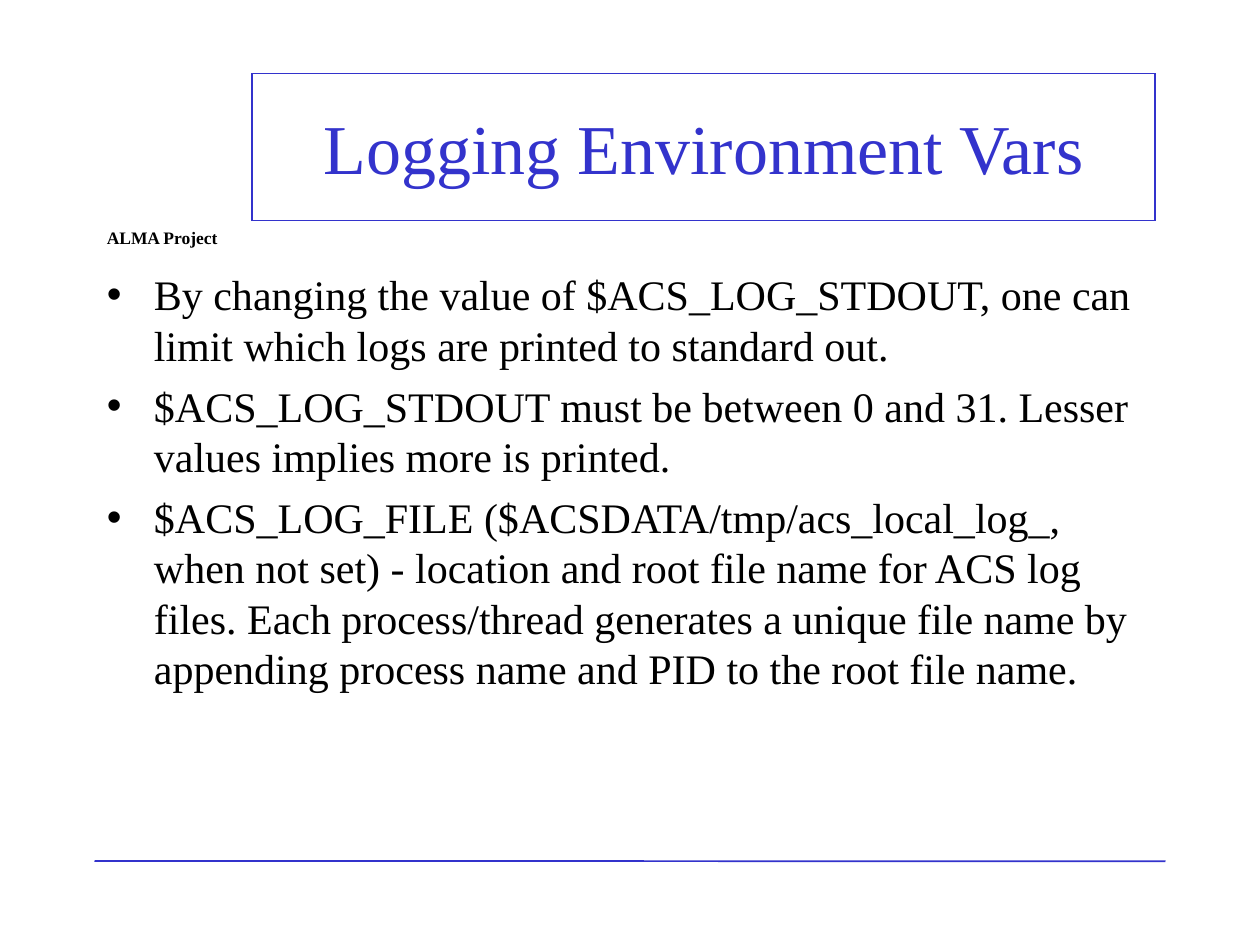
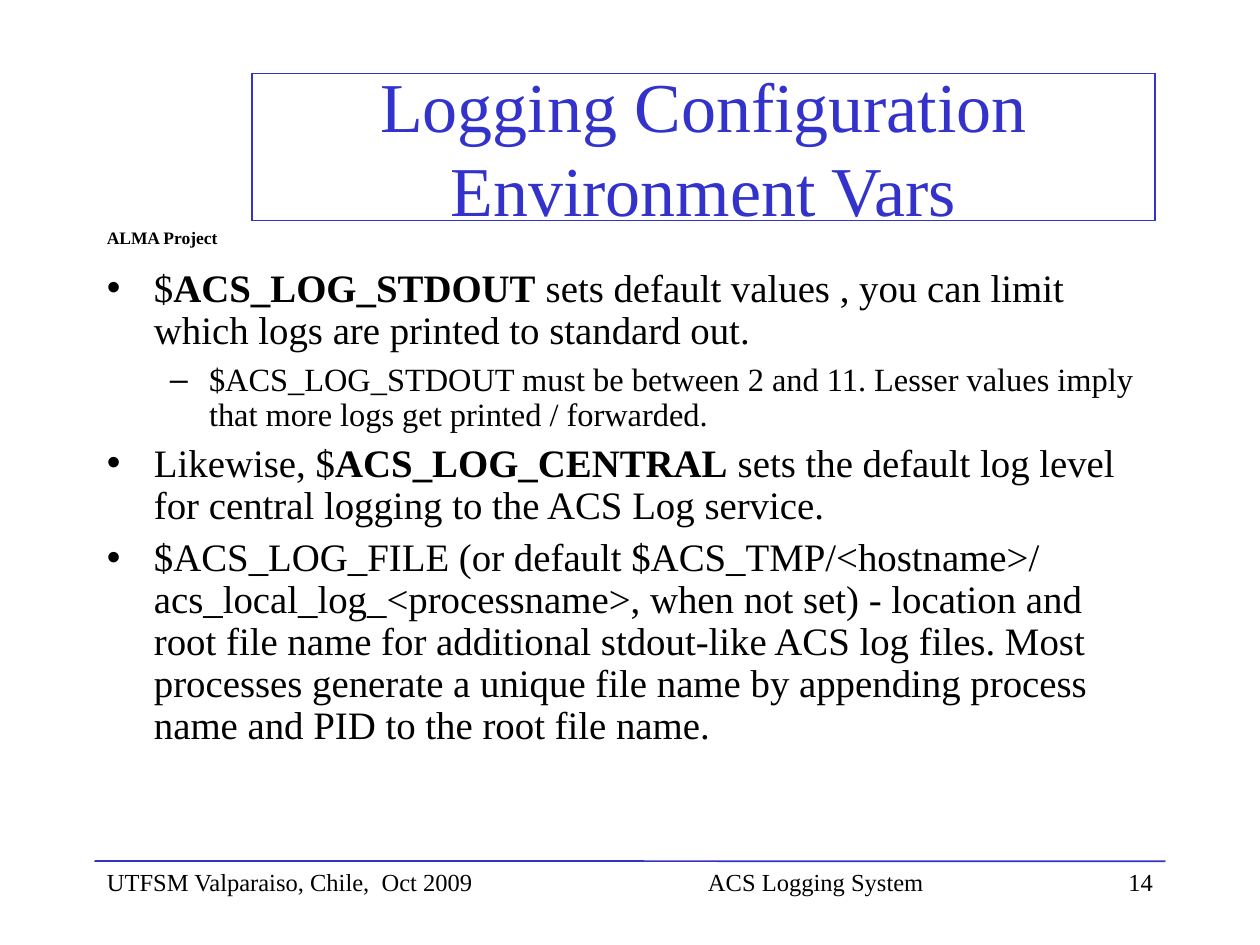
Before and after one commit to ACS-Community/ACS, a slide deck: slide 14 of Documents/ACS-Course/ACSCourse-ACSLoggingSystem.ppt (slide 11 before the commit). Drawn at 1260x945 pixels with LibreOffice and Linux fonts; fonts in the diff are those of the drawing; background and template pictures are left out. Boxes give left, top, right and bottom in pixels: in the first picture for what was removed or moved away, otherwise in the second. Text is boxed around its words. In the diff, an @@ line names an element or a change of style, - is before the commit and + after.

```diff
--- a/Documents/ACS-Course/ACSCourse-ACSLoggingSystem.ppt
+++ b/Documents/ACS-Course/ACSCourse-ACSLoggingSystem.ppt
@@ title at (380,82,1026,221): text changed @@
-Logging Environment Vars
+Logging Configuration Environment Vars
@@ text at (154,274,1133,740): text changed; size 24 to 22.2 pt @@
-• By changing the value of $ACS_LOG_STDOUT, one can limit which logs are printed to standard out.
-• $ACS_LOG_STDOUT must be between 0 and 31. Lesser values implies more is printed.
-• $ACS_LOG_FILE ($ACSDATA/tmp/acs_local_log_, when not set) - location and root file name for ACS log files. Each process/thread generates a unique file name by appending process name and PID to the root file name.
+• $ACS_LOG_STDOUT sets default values , you can limit which logs are printed to standard out.
+  – $ACS_LOG_STDOUT must be between 2 and 11. Lesser values imply that more logs get printed / forwarded.
+• Likewise, $ACS_LOG_CENTRAL sets the default log level for central logging to the ACS Log service.
+• $ACS_LOG_FILE (or default $ACS_TMP/<hostname>/
+  acs_local_log_<processname>, when not set) - location and root file name for additional stdout-like ACS log files. Most processes generate a unique file name by appending process name and PID to the root file name.
@@ text added at (107,874,472,897), 14 pt, text #000000 @@
+UTFSM Valparaiso, Chile, Oct 2009
@@ text added at (708,874,923,897), 14 pt, text #000000 @@
+ACS Logging System
@@ page number at (1128,875,1153,891): text changed; text colour #FFFFFF to #000000 @@
-11
+14
```
Also in this commit, not shown: 6 other slides changed, 11 slides added, 6 slides removed.
